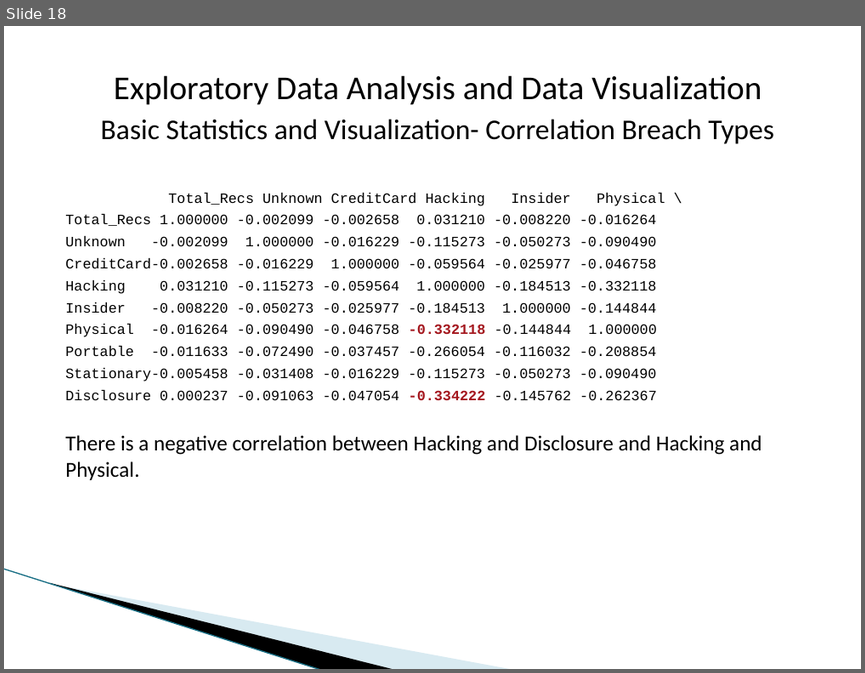
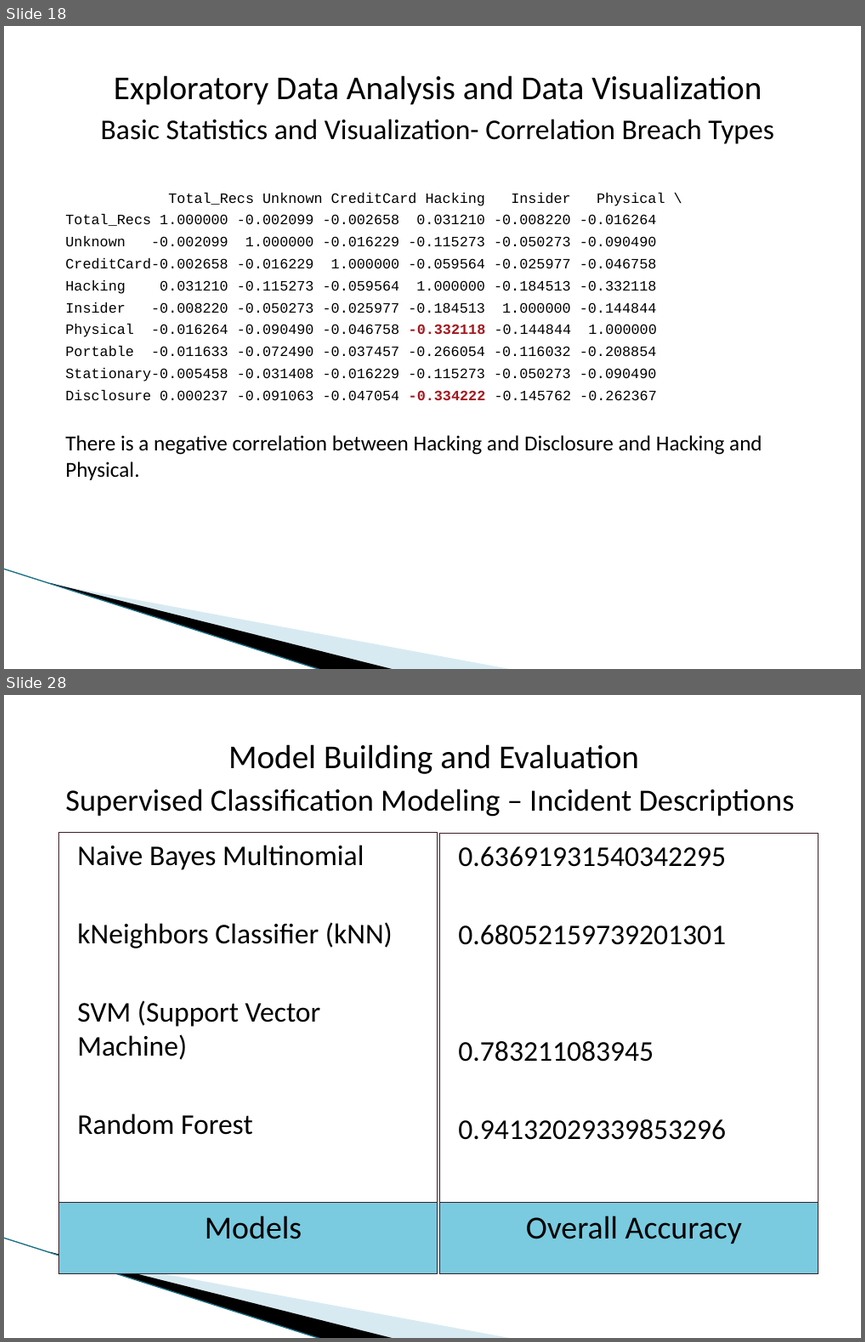
Before and after one commit to dmrod01/Capstone, a slide deck: Final Analysis - Data Capstone Project - Data Breaches.pptx. Shown one above the other, each under a label of ours: slide 18 before the commit, slides 18 and 28 after it; the slides between them are not shown. The pictures are 865x673 and 865x1342 pixels, drawn with LibreOffice and Linux fonts; fonts in the diff are those of the drawing; background and template pictures are left out. Boxes give left, top, right and bottom in pixels: in the first picture for what was removed or moved away, otherwise in the second. Text is boxed around its words. In the diff, an @@ line names an element or a change of style, - is before the commit and + after.

```diff
--- a/Final Analysis - Data Capstone Project - Data Breaches.pptx
+++ b/Final Analysis - Data Capstone Project - Data Breaches.pptx
@@ slide 28 added at <box>4,695,861,1338</box>, background #FFFFFF; not listed: 3 template elements that a slide beside it also shows @@
@@ text added at <box>65,744,794,817</box>, 26 pt, text #000000 @@
+Model Building and Evaluation
+Supervised Classification Modeling – Incident Descriptions
@@ rectangle added at <box>59,833,438,1202</box>, outline #3E1E25 0.75 pt, 24 pt, text #000000 @@
+  Naive Bayes Multinomial
+kNeighbors Classifier (kNN)
+SVM (Support Vector Machine)
+Random Forest
@@ rectangle added at <box>439,833,818,1202</box>, outline #3E1E25 0.75 pt, 24 pt, text #000000 @@
+0.63691931540342295
+0.68052159739201301
+0.783211083945
+0.94132029339853296
@@ rectangle added at <box>59,1202,438,1273</box>, fill #7ACBE0, outline #3E1E25 0.75 pt, 27 pt, text #000000 @@
+Models
@@ rectangle added at <box>439,1202,818,1273</box>, fill #7ACBE0, outline #3E1E25 0.75 pt, 27 pt, text #000000 @@
+Overall Accuracy
```
Also in this commit, not shown: 15 other slides added.
